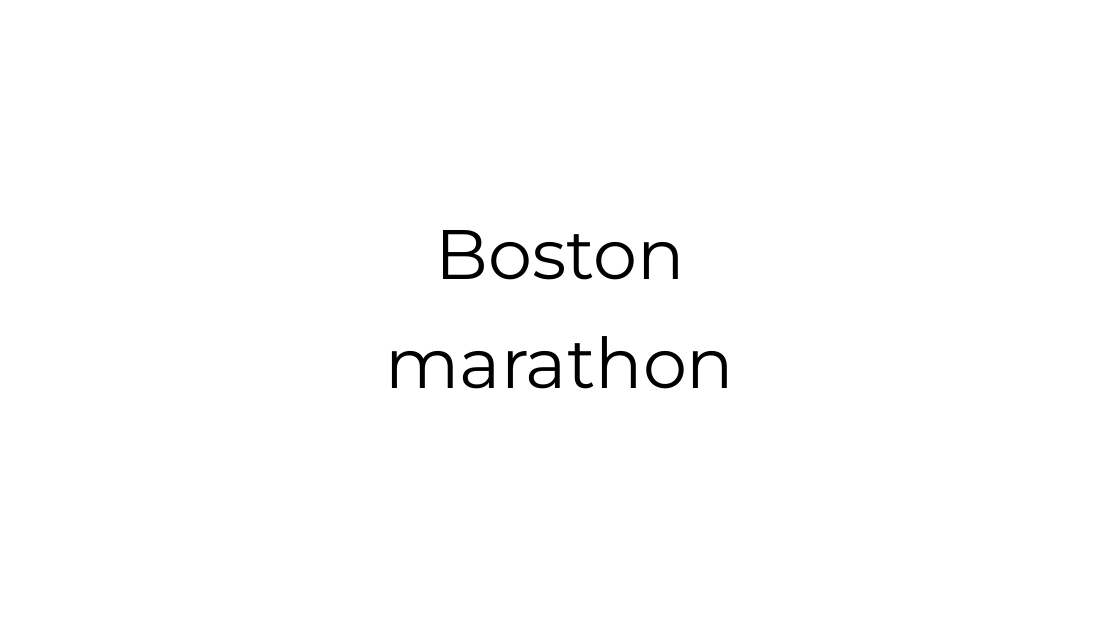
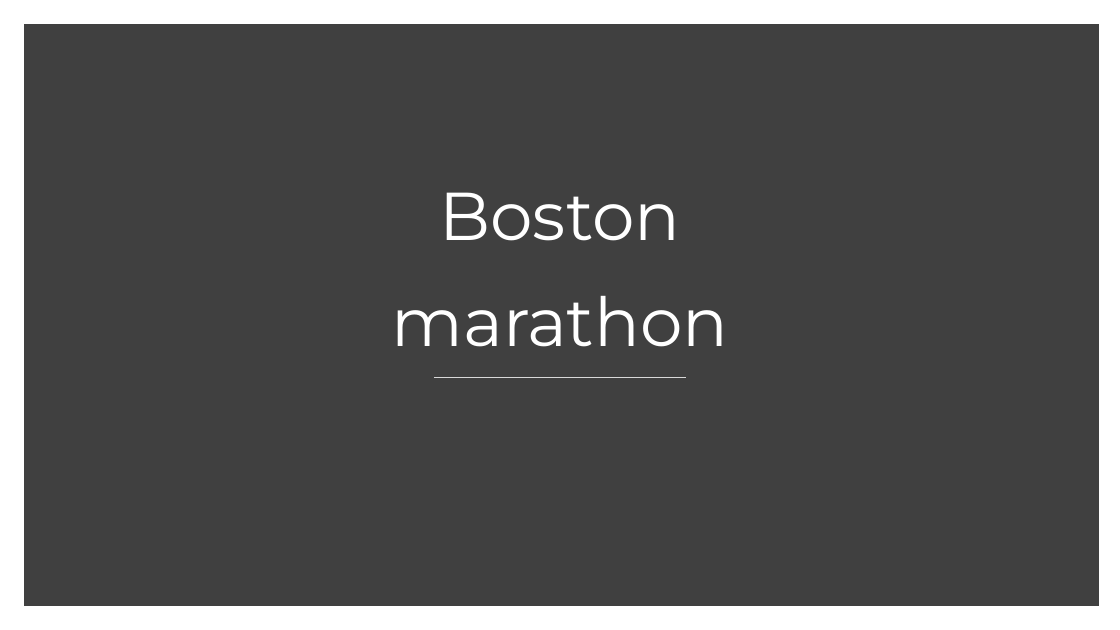
Before and after one commit to maisonhai3/Portfolio, a slide deck: slide 1 of 2_Boston_marathon/Boston_presentation.pptx. Drawn at 1120x630 pixels with LibreOffice and Linux fonts; fonts in the diff are those of the drawing. Boxes give left, top, right and bottom in pixels: in the first picture for what was removed or moved away, otherwise in the second. Text is boxed around its words. In the diff, an @@ line names an element or a change of style, - is before the commit and + after.

```diff
--- a/2_Boston_marathon/Boston_presentation.pptx
+++ b/2_Boston_marathon/Boston_presentation.pptx
@@ rectangle added at bbox=[29, 29, 1093, 601], fill #404040, outline #404040 10 pt @@
@@ title "Boston marathon": place and size @@
-title "Boston marathon" at bbox=[386, 230, 735, 389]
+title "Boston marathon" at bbox=[392, 192, 729, 347]
@@ title "Boston marathon" at bbox=[392, 192, 729, 347]: size 60 to 58 pt, text colour #000000 to #FFFFFF @@
@@ line added from (434, 377) to (686, 377), #D9D9D9 1 pt @@
```
Also in this commit, not shown: 3 other slides changed, 3 slides added, 4 other files.
